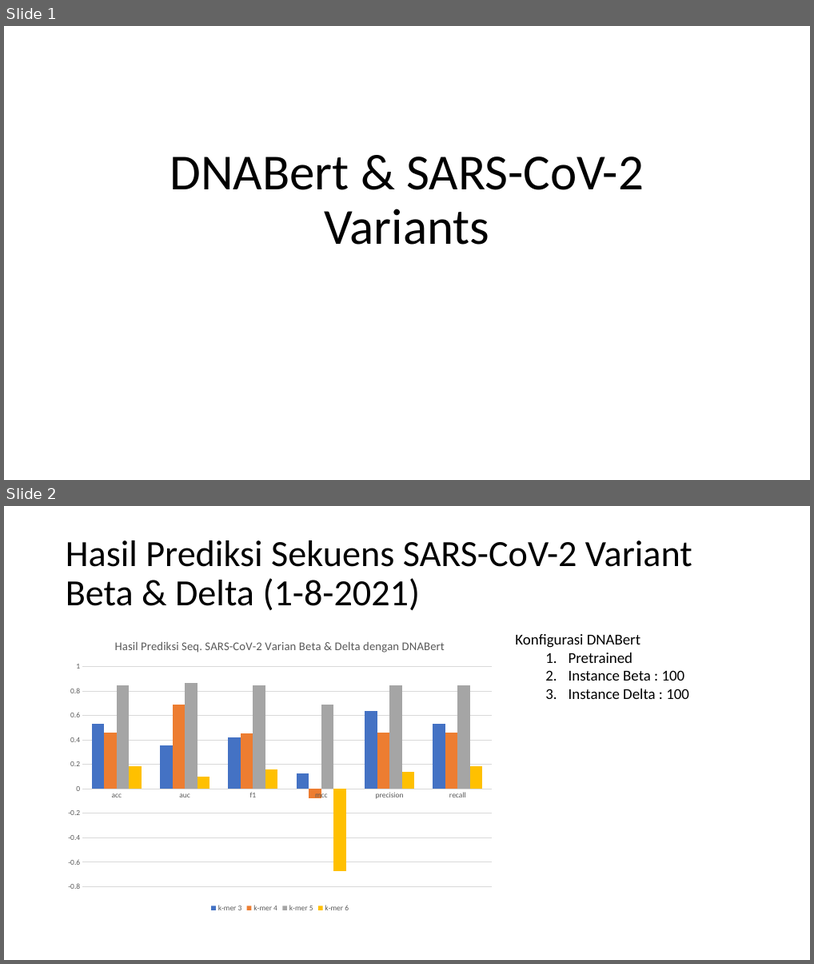
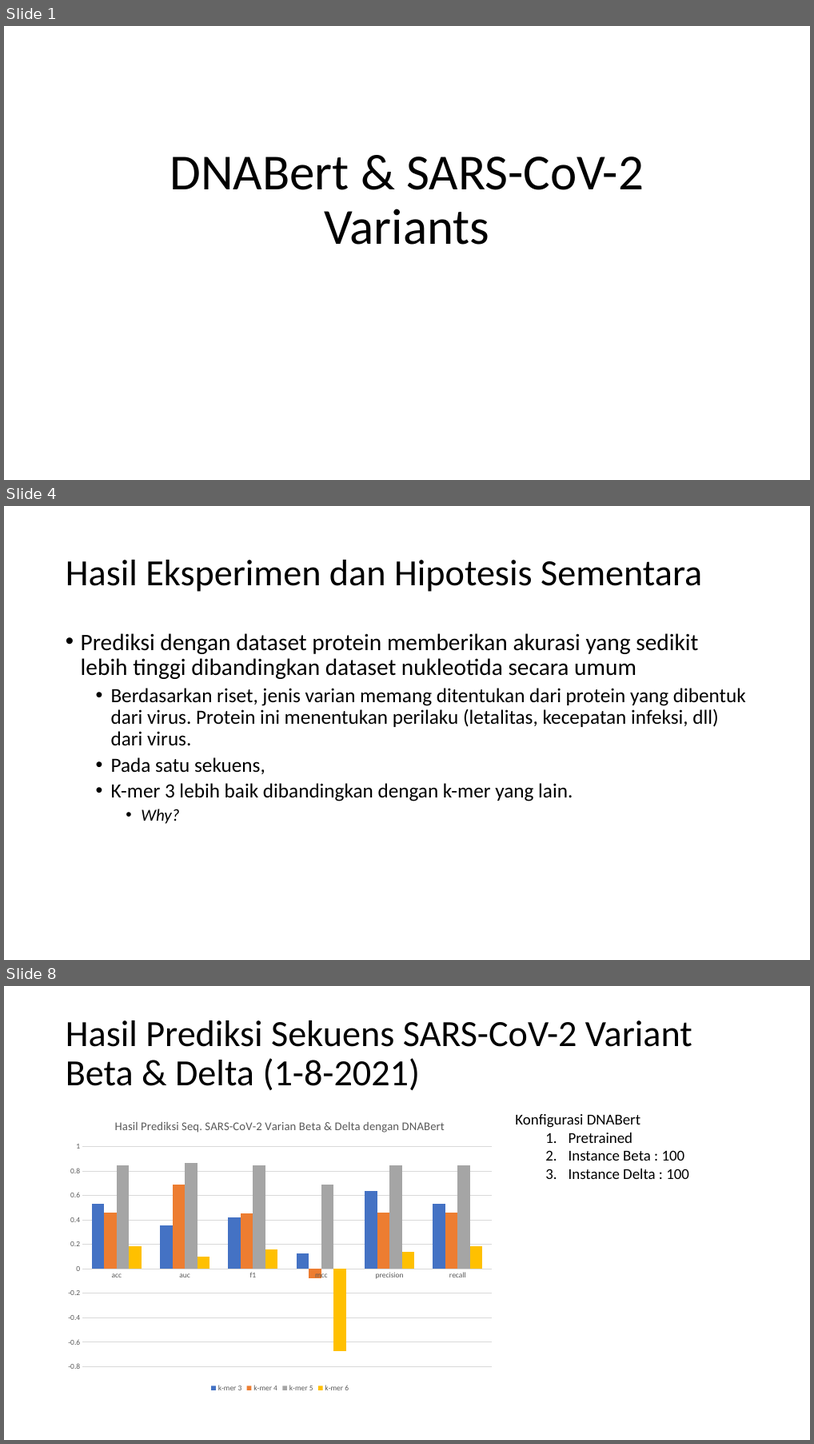
Before and after one commit to anwari32/sequence-processing, a slide deck: docs/DNABert & SARS-CoV-2 Variants-2.pptx. Shown one above the other, each under a label of ours: slides 1 and 2 before the commit, slides 1, 4 and 8 after it; the slides between them are not shown. The pictures are 814x964 and 814x1444 pixels, drawn with LibreOffice and Linux fonts; fonts in the diff are those of the drawing. Boxes give left, top, right and bottom in pixels: in the first picture for what was removed or moved away, otherwise in the second. Text is boxed around its words. In the diff, an @@ line names an element or a change of style, - is before the commit and + after.

```diff
--- a/docs/DNABert & SARS-CoV-2 Variants-2.pptx
+++ b/docs/DNABert & SARS-CoV-2 Variants-2.pptx
@@ slide 4 added at (x1=4, y1=506, x2=810, y2=960), background #FFFFFF @@
@@ title added at (x1=66, y1=560, x2=702, y2=592), 44 pt, text #000000 @@
+Hasil Eksperimen dan Hipotesis Sementara
@@ text added at (x1=81, y1=633, x2=746, y2=824), 24 pt, text #000000 @@
+• Prediksi dengan dataset protein memberikan akurasi yang sedikit lebih tinggi dibandingkan dataset nukleotida secara umum
+  • Berdasarkan riset, jenis varian memang ditentukan dari protein yang dibentuk dari virus. Protein ini menentukan perilaku (letalitas, kecepatan infeksi, dll) dari virus.
+  • Pada satu sekuens,
+  • K-mer 3 lebih baik dibandingkan dengan k-mer yang lain.
+    • Why?
@@ what was slide 2 is now slide 8 @@
```
Also in this commit, not shown: 5 other slides added, 1 other file.
